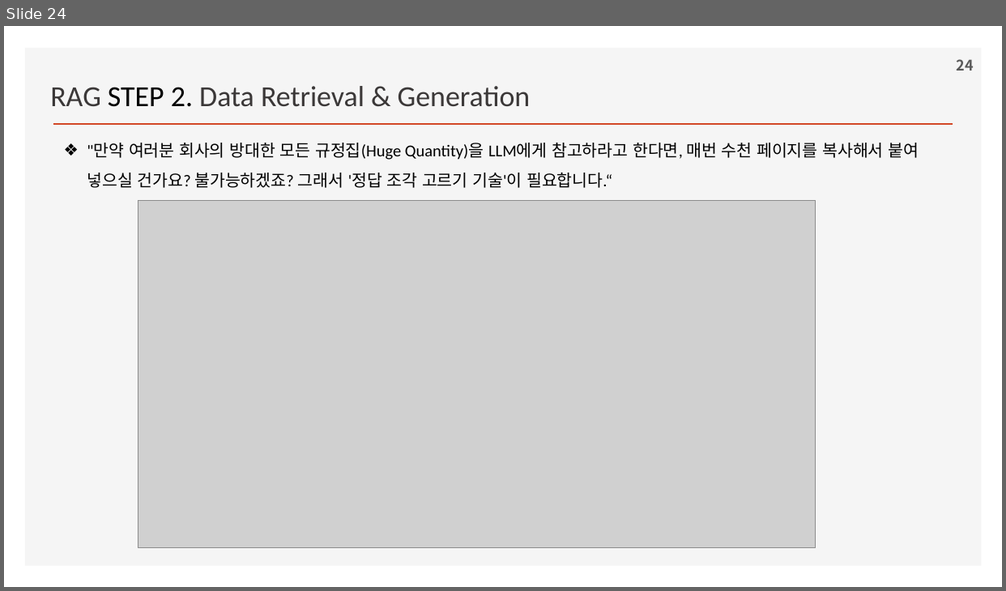
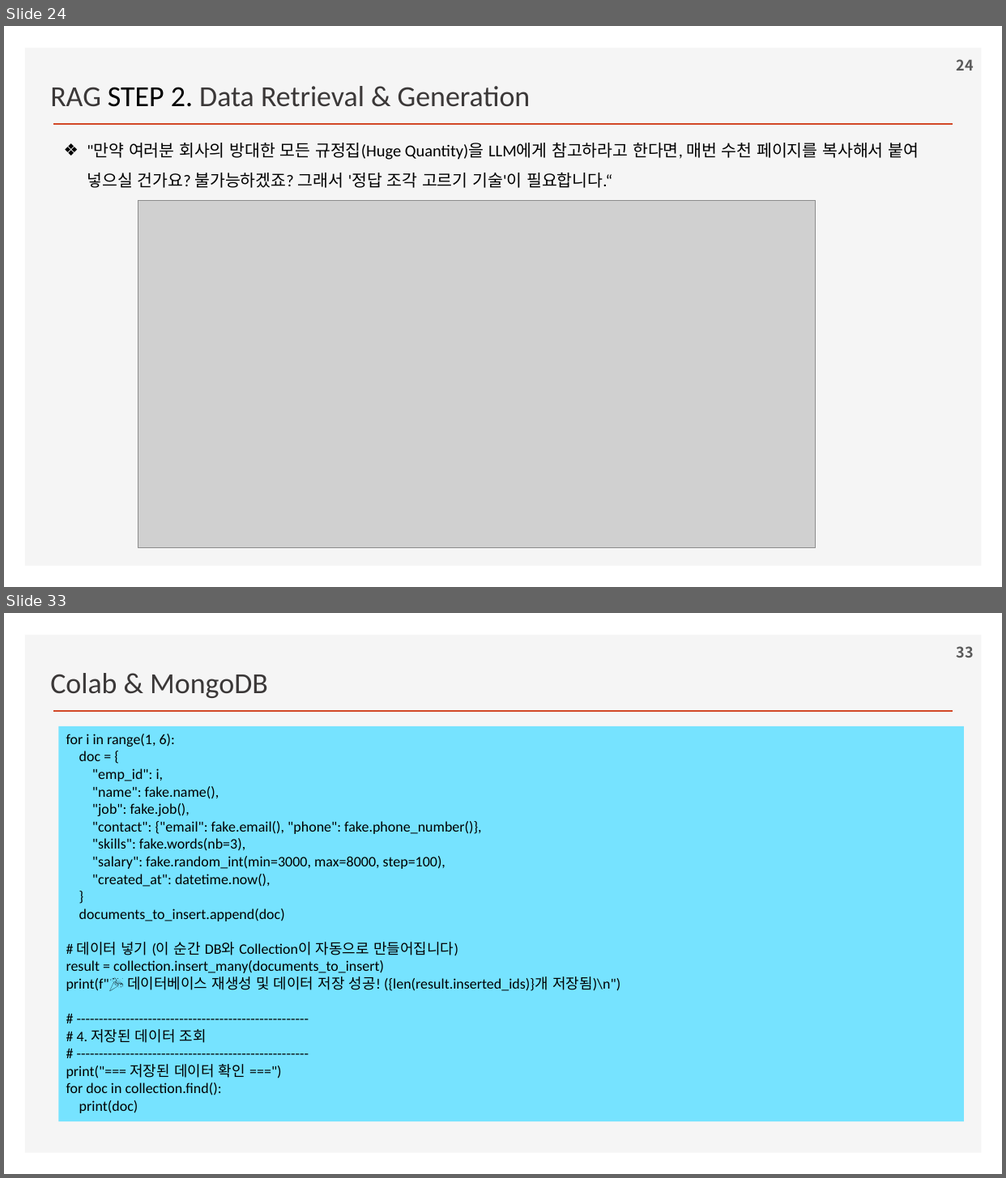
Before and after one commit to ancestor9/2026_Fall_Learning-Langchain-AI-Agent, a slide deck: ppts/CHAPTER 2 RAG Part I_Indexing Your Data.pptx. Shown one above the other, each under a label of ours: slide 24 before the commit, slides 24 and 33 after it; the slides between them are not shown. The pictures are 1006x591 and 1006x1178 pixels, drawn with LibreOffice and Linux fonts; fonts in the diff are those of the drawing; grey boxes stand for pictures; background and template pictures are left out. Boxes give left, top, right and bottom in pixels: in the first picture for what was removed or moved away, otherwise in the second. Text is boxed around its words. In the diff, an @@ line names an element or a change of style, - is before the commit and + after.

```diff
--- a/ppts/CHAPTER 2 RAG Part I_Indexing Your Data.pptx
+++ b/ppts/CHAPTER 2 RAG Part I_Indexing Your Data.pptx
@@ slide 33 added at [4,613,1002,1174], background #FFFFFF; not listed: 2 template elements that a slide beside it also shows @@
@@ page number added at [956,646,973,658], 14 pt, text #595959, bold @@
+33
@@ text added at [50,673,268,698], 28 pt, text #3B3838 @@
+Colab & MongoDB
@@ rectangle added at [58,726,964,1122], fill #76E3FF, 14 pt, text #000000 @@
+for i in range(1, 6):
+doc = {
+"emp_id": i,
+"name": fake.name(),
+"job": fake.job(),
+"contact": {"email": fake.email(), "phone": fake.phone_number()},
+"skills": fake.words(nb=3),
+"salary": fake.random_int(min=3000, max=8000, step=100),
+"created_at": datetime.now(),
+}
+documents_to_insert.append(doc)
+# 데이터 넣기 (이 순간 DB와 Collection이 자동으로 만들어집니다)
+result = collection.insert_many(documents_to_insert)
+print(f"🎉 데이터베이스 재생성 및 데이터 저장 성공! ({len(result.inserted_ids)}개 저장됨)\n")
+# ----------------------------------------------------
+# 4. 저장된 데이터 조회
+# ----------------------------------------------------
+print("=== 저장된 데이터 확인 ===")
+for doc in collection.find():
+print(doc)
```
Also in this commit, not shown: 9 other slides added.
